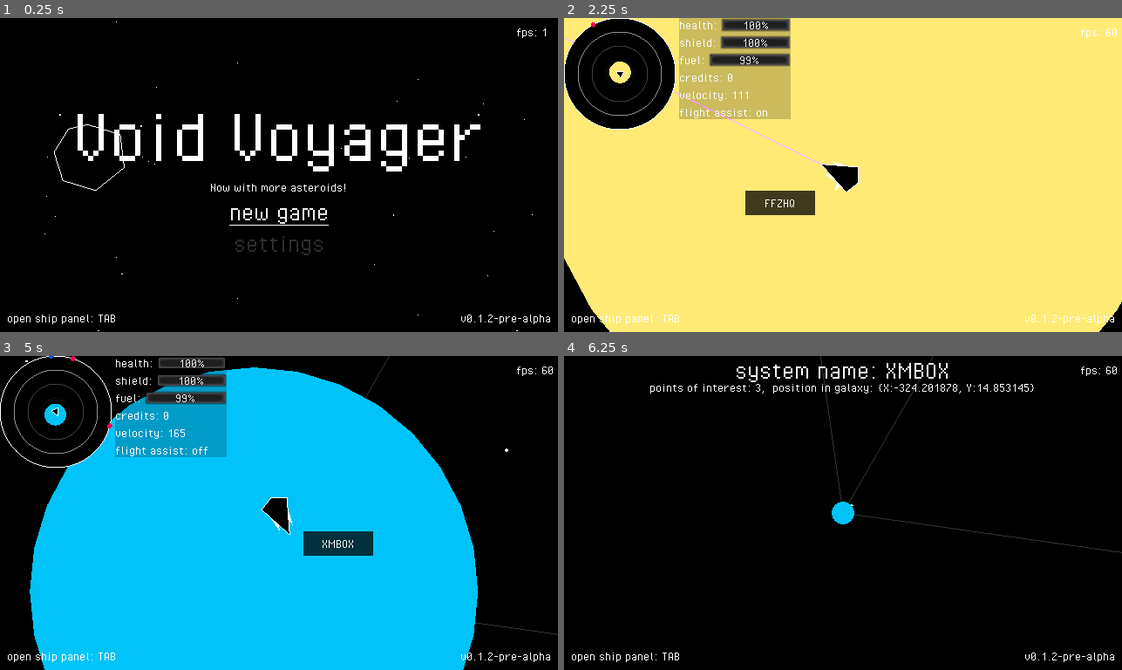
Above: before the commit, frames 1-4 (two rows, left to right).
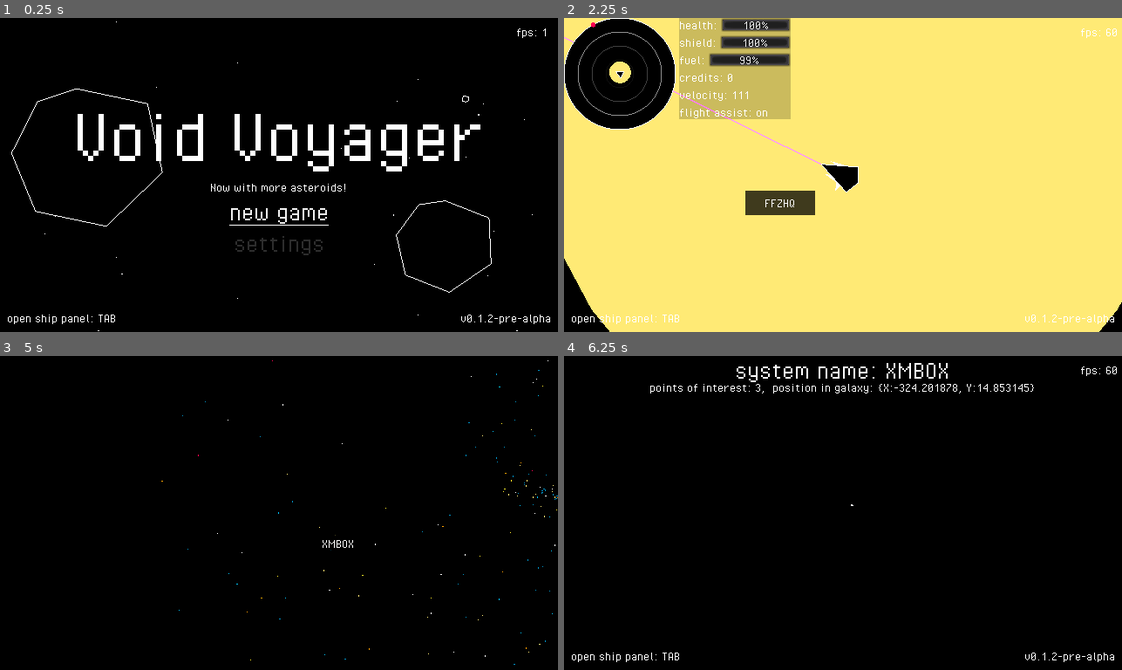
Above: after the commit, the same moments.

Repository: fossqueen/void-voyager-old
Game: Godot game, scene res://main.tscn
The game is run twice, just before and just after one commit, with the same random seed, the same clock (stepped at 60 frames per second) and the same inputs.
Inputs (mouse positions are in pixels of both pictures, inside the frame that each line leads up to):
- Up to frame 1 (0.25 s): no input
- Up to frame 2 (2.25 s): click "new game" at 0.5 s; tap Enter at 1.25 s; move the mouse to (843, 175) at 1.27 s; hold D (thrust_right) 1.28-2.03 s; tap Home (ui_home) at 1.35 s; move the mouse to (731, 190) at 2.02 s; hold S (thrust_backward) from 2.03 s (still down); click (731, 190) at 2.1 s
- Up to frame 3 (5 s): tap Home (ui_home) every 0.75 s from 2.3 to 4.55 s; move the mouse to (334, 443) at 2.77 s; release S (thrust_backward) at 2.78 s; hold D (thrust_right) 2.78-3.53 s; tap Space (flight_assist) at 2.85 s; move the mouse to (251, 575) at 3.52 s; hold S (thrust_backward) 3.53-4.28 s; tap J (hyperspace) at 3.6 s; move the mouse to (290, 531) at 4.27 s; hold A (thrust_left) from 4.28 s (still down); right-click (290, 531) at 4.35 s; tap N (toggle_galaxy_map) at 4.9 s
- Up to frame 4 (6.25 s): move the mouse to (675, 465) at 5.02 s; tap Tab (ship_panel) at 5.1 s; tap Home (ui_home) at 5.3, 5.85 s; tap M (toggle_system_map) at 5.65 s; move the mouse to (870, 513) at 5.77 s; release A (thrust_left) at 5.78 s; hold S (thrust_backward) from 5.78 s (still down)

The runs differ from the first frame. In frame 1, 0.4% of the frame differs, in the area x 2-89%, y 22-88%; in frame 2, 0.1%; in frame 3, 65%, in the area x 0-100%, y 0-100%; in frame 4, 0.5%.
Error after the commit: Invalid type in function 'add_item' in base 'Resource (inventory.gd)'. Cannot convert argument 1 from String to int. (res://player/player.gd:63)

Commit message:
Updates to galaxy generator. Updates to galaxy map.

Diff:
--- a/asteroid/asteroid-spawner.gd
+++ b/asteroid/asteroid-spawner.gd
@@ -15,7 +15,7 @@
 	if system_belt: # separate rotation ranges for system belts and planet belts
 		rotation_speed = rand_range(-0.001, 0.001)
 	else:
-		rotation_speed = rand_range(-0.1, 0.1)
+		rotation_speed = rand_range(-0.01, 0.01)
 	spawn_asteroids()
 
 
--- a/asteroid/asteroid.gd
+++ b/asteroid/asteroid.gd
@@ -10,6 +10,7 @@
 
 var points: PoolVector2Array = PoolVector2Array([Vector2(-64, -8), Vector2(-40, -48), Vector2(-8, -56), Vector2(48, -40), Vector2(56, 16), Vector2(8, 56), Vector2(-48, 40), Vector2(-64, -8)])
 var explosion = load("res://particles/explosion/explosionparticles.tscn")
+var item = load("res://item/item.tscn")
 
 
 func _draw():
@@ -20,10 +21,6 @@
 
 func _ready():
 	sleeping = true
-
-	randomize()
-	if randi() % 100 + 1 <= 33: # 1/3 chance to despawn. helps with 'natural' spacing
-		queue_free()
 
 	rotation_speed = rand_range(-0.5, 0.5)
 	size = rand_range(MIN_SIZE, MAX_SIZE)
@@ -48,6 +45,10 @@
 		new_explosion.modulate = Color.white
 		new_explosion.z_index = -1
 		get_parent().add_child(new_explosion)
+		var drop_item = item.instance()
+		drop_item.itemID = randi() % 6
+		drop_item.global_position = global_position
+		get_tree().root.call_deferred("add_child", drop_item)
 		queue_free()
 
 
--- a/galaxy/galaxy-generator.gd
+++ b/galaxy/galaxy-generator.gd
@@ -29,9 +29,9 @@
 	var rings: bool
 	var moons: bool
 	var moon_type: int = 1
-	var moon_distance = radius * 4
+	var moon_distance = radius * 6
 	var body_distance = distance
-	var type = "Terrestrial" if mass > 256.00 else "Black Hole" if mass > 2000.00 and radius < 132.00 else "Gas Giant"
+	var type = "Black Hole" if mass > 1500.00 and radius < 150 else "Terrestrial" if mass > 256.00 else "Gas Giant"
 	var random_sub_type = int(rand_range(0, 100))
 	var sub_type = "None"
 	if type == "Terrestrial":
@@ -74,8 +74,8 @@
 	usable_mass -= core_mass
 	var object_ids = []
 	var objects = {}
-	var min_distance = 8000
-	var max_distance = 10000
+	var min_distance = 10000
+	var max_distance = 15000
 	var previous_distance = 0
 	var random_distance
 	while usable_mass  > 0:
--- /dev/null
+++ b/item/item.gd
@@ -0,0 +1,18 @@
+tool
+extends Area2D
+
+export var itemID: int = 0
+
+export var points: PoolVector2Array
+var color: Color = Color.white
+
+
+func _draw() -> void:
+	draw_circle(Vector2.ZERO, 4, Color.black)
+	draw_arc(Vector2.ZERO, 4, 0, deg2rad(360), 16, Color.white, 1, false)
+
+
+func _on_Item_body_entered(body):
+	if body.is_in_group("player"):
+		Global.save.player.inventory.add_item(itemID, 1)
+		queue_free()
--- /dev/null
+++ b/item/item.tscn
@@ -0,0 +1,16 @@
+[gd_scene load_steps=3 format=2]
+
+[ext_resource path="res://item/item.gd" type="Script" id=1]
+
+[sub_resource type="CircleShape2D" id=1]
+radius = 4.0
+
+[node name="Item" type="Area2D"]
+modulate = Color( 0, 1, 0.835294, 1 )
+scale = Vector2( 2, 2 )
+script = ExtResource( 1 )
+
+[node name="CollisionShape2D" type="CollisionShape2D" parent="."]
+shape = SubResource( 1 )
+
+[connection signal="body_entered" from="." to="." method="_on_Item_body_entered"]
--- a/planet/planet.tscn
+++ b/planet/planet.tscn
@@ -38,7 +38,6 @@
 shape = SubResource( 1 )
 
 [node name="GravityField" type="Area2D" parent="Body"]
-space_override = 1
 gravity_point = true
 
 [node name="CollisionShape2D" type="CollisionShape2D" parent="Body/GravityField"]
--- a/player/player.gd
+++ b/player/player.gd
@@ -38,7 +38,7 @@
 		$UI.toggle_system_map()
 
 	if Input.is_action_just_pressed("toggle_galaxy_map"):
-		pass
+		$UI.toggle_galaxy_map()
 
 	if Input.is_action_just_pressed("hyperspace"):
 		$UI/Radar.remove_all_objects()
--- a/save-resources/inventory.gd
+++ b/save-resources/inventory.gd
@@ -3,20 +3,20 @@
 
 export var items: Dictionary = {}
 
-func add_item(unique_id: String, amount: int = 1) -> void:
+func add_item(unique_id: int, amount: int = 1) -> void:
 	if unique_id in items:
 		items[unique_id] += amount
 	else:
 		items[unique_id] = amount
 	emit_changed()
 
-func get_amount(item_unique_id: String) -> int:
+func get_amount(item_unique_id: int) -> int:
 	if not item_unique_id in items:
 		print("Item is not in inventory")
 		return -1
 	return items[item_unique_id]
 
-func remove_item(item_unique_id: String, amount: int = 1) -> void:
+func remove_item(item_unique_id: int, amount: int = 1) -> void:
 		if not item_unique_id in items:
 			print("Item is not in inventory")
 			return
--- a/ships/modules/mining-laser/mining-laser.gd
+++ b/ships/modules/mining-laser/mining-laser.gd
@@ -1,6 +1,6 @@
 extends RayCast2D
 
-var damage_per_second: int = 30
+var damage_per_second: int = 150
 var is_casting := false setget set_is_casting
 
 # for some reason "interpolate_property" does not work right when on an NPC
--- a/ships/modules/mining-laser/mining-laser.tscn
+++ b/ships/modules/mining-laser/mining-laser.tscn
@@ -19,7 +19,7 @@
 angle_random = 1.0
 scale = 2.0
 scale_curve = SubResource( 3 )
-color = Color( 6, 0, 5, 1 )
+color = Color( 1, 0, 1, 1 )
 
 [sub_resource type="ParticlesMaterial" id=5]
 flag_disable_z = true
@@ -32,7 +32,7 @@
 angle_random = 1.0
 scale = 2.0
 scale_curve = SubResource( 3 )
-color = Color( 6, 0, 5, 1 )
+color = Color( 1, 0, 1, 1 )
 
 [sub_resource type="ParticlesMaterial" id=6]
 emission_shape = 2
@@ -43,7 +43,7 @@
 orbit_velocity_random = 0.0
 tangential_accel = 100.0
 scale = 2.0
-color = Color( 6, 0, 5, 1 )
+color = Color( 1, 0, 1, 1 )
 
 [node name="MiningLaser" type="RayCast2D"]
 cast_to = Vector2( 1000, 0 )
@@ -52,7 +52,7 @@
 [node name="Laser" type="Line2D" parent="."]
 points = PoolVector2Array( 0, 0, 32, 0 )
 width = 4.0
-default_color = Color( 4, 0.73, 5, 1 )
+default_color = Color( 1.3, 0.6, 1.3, 1 )
 
 [node name="Tween" type="Tween" parent="."]
 
--- a/ui/galaxy-map/galaxy-map.gd
+++ b/ui/galaxy-map/galaxy-map.gd
@@ -1,4 +1,4 @@
-extends Node2D
+extends CanvasLayer
 
 onready var system_plot = load("res://ui/galaxy-map/system-plot.tscn")
 var data
@@ -25,6 +25,6 @@
 			new_system_plot.type = 1
 		else:
 			new_system_plot.type = 0
-		add_child(new_system_plot)
-		$Camera2D.position = $MapMarker.position
-		$Camera2D.current = true
+		$VPC/Viewport.add_child(new_system_plot)
+		$VPC/Viewport/Camera2D.position = $VPC/Viewport/MapMarker.position
+		$VPC/Viewport/Camera2D.current = true
--- a/ui/galaxy-map/galaxy-map.tscn
+++ b/ui/galaxy-map/galaxy-map.tscn
@@ -4,16 +4,37 @@
 [ext_resource path="res://camera/camera-drag.gd" type="Script" id=3]
 [ext_resource path="res://ui/galaxy-map/galaxy-map.gd" type="Script" id=4]
 
-[node name="GalaxyMap" type="Node2D" groups=["galaxy_map"]]
+[node name="GalaxyMap" type="CanvasLayer" groups=["galaxy_map"]]
 script = ExtResource( 4 )
 
-[node name="MapMarker" parent="." instance=ExtResource( 2 )]
+[node name="VPC" type="ViewportContainer" parent="."]
+anchor_left = 0.5
+anchor_top = 0.5
+anchor_right = 0.5
+anchor_bottom = 0.5
+margin_left = -320.0
+margin_top = -180.0
+margin_right = 320.0
+margin_bottom = 180.0
+mouse_filter = 2
+size_flags_horizontal = 3
+size_flags_vertical = 3
+stretch = true
 
-[node name="Camera2D" type="Camera2D" parent="."]
+[node name="Viewport" type="Viewport" parent="VPC"]
+size = Vector2( 1280, 720 )
+size_override_stretch = true
+handle_input_locally = false
+render_target_update_mode = 3
+
+[node name="MapMarker" parent="VPC/Viewport" instance=ExtResource( 2 )]
+
+[node name="Camera2D" type="Camera2D" parent="VPC/Viewport"]
+current = true
 zoom = Vector2( 20, 20 )
 script = ExtResource( 3 )
-zoom_min = 20.0
-zoom_max = 360.0
+zoom_min = 2.0
+zoom_max = 60.0
 zoom_factor = 20.0
 
-[node name="Tween" type="Tween" parent="Camera2D"]
+[node name="Tween" type="Tween" parent="VPC/Viewport/Camera2D"]
--- a/ui/galaxy-map/system-plot.gd
+++ b/ui/galaxy-map/system-plot.gd
@@ -5,7 +5,7 @@
 var system
 
 const CENTER = Vector2(0, 0)
-const RADIUS = 8
+const RADIUS = 16
 
 func _draw():
 	draw_circle(CENTER, RADIUS, color)
--- a/ui/ship-panel/inventory-item.gd
+++ b/ui/ship-panel/inventory-item.gd
@@ -1,5 +1,5 @@
 extends HBoxContainer
 
 func set_labels(id, quantity):
-	$Id.text = id
+	$Id.text = Items.DATABASE[id]["Name"]
 	$Quantity.text = "x " + str(quantity)
--- a/ui/ui.gd
+++ b/ui/ui.gd
@@ -64,6 +64,7 @@
 	player_stats.hide()
 	Global.starfield.hide()
 	galaxy_map_toggle = true
+
 	print("UI: Galaxy map opened")
 
 func close_galaxy_map():
